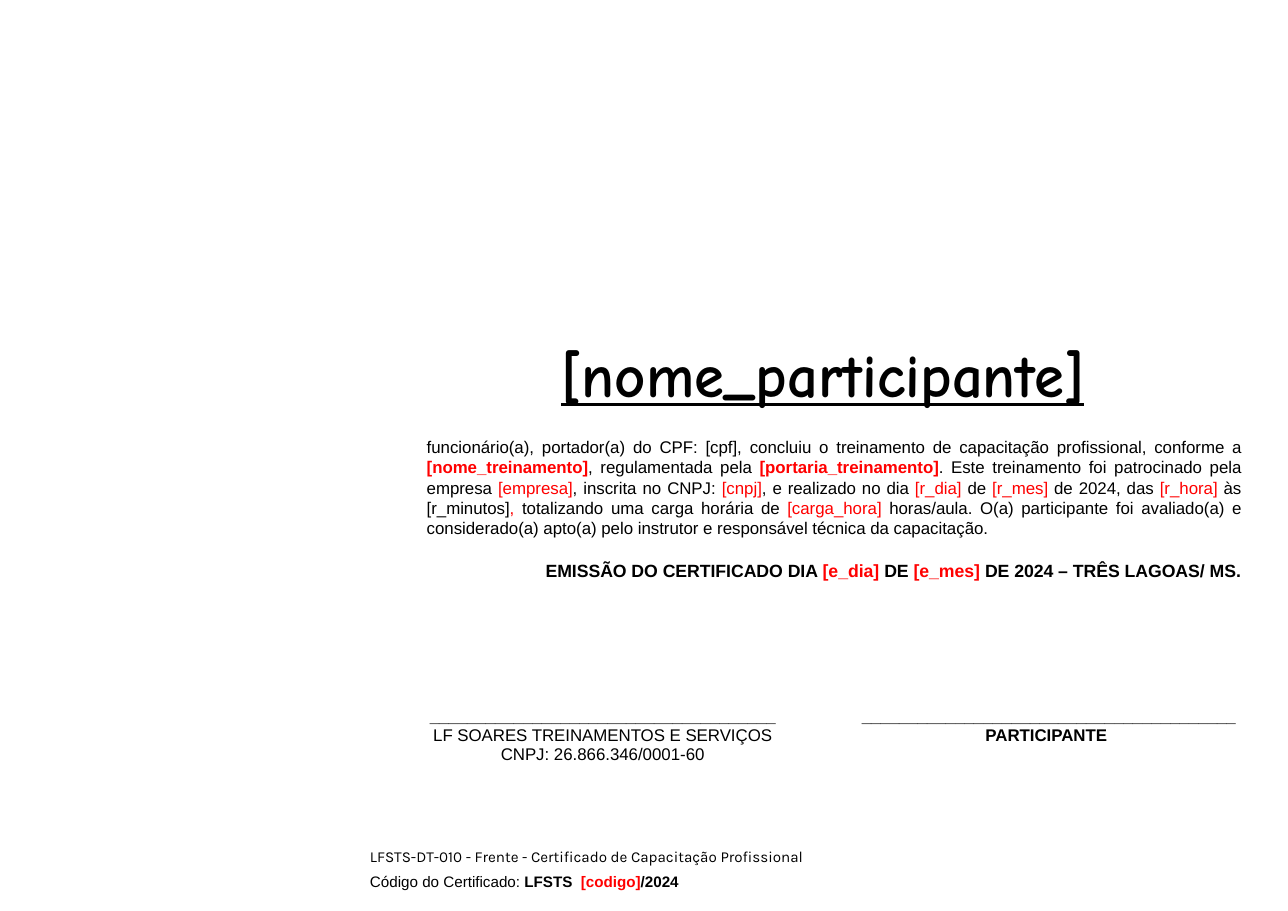
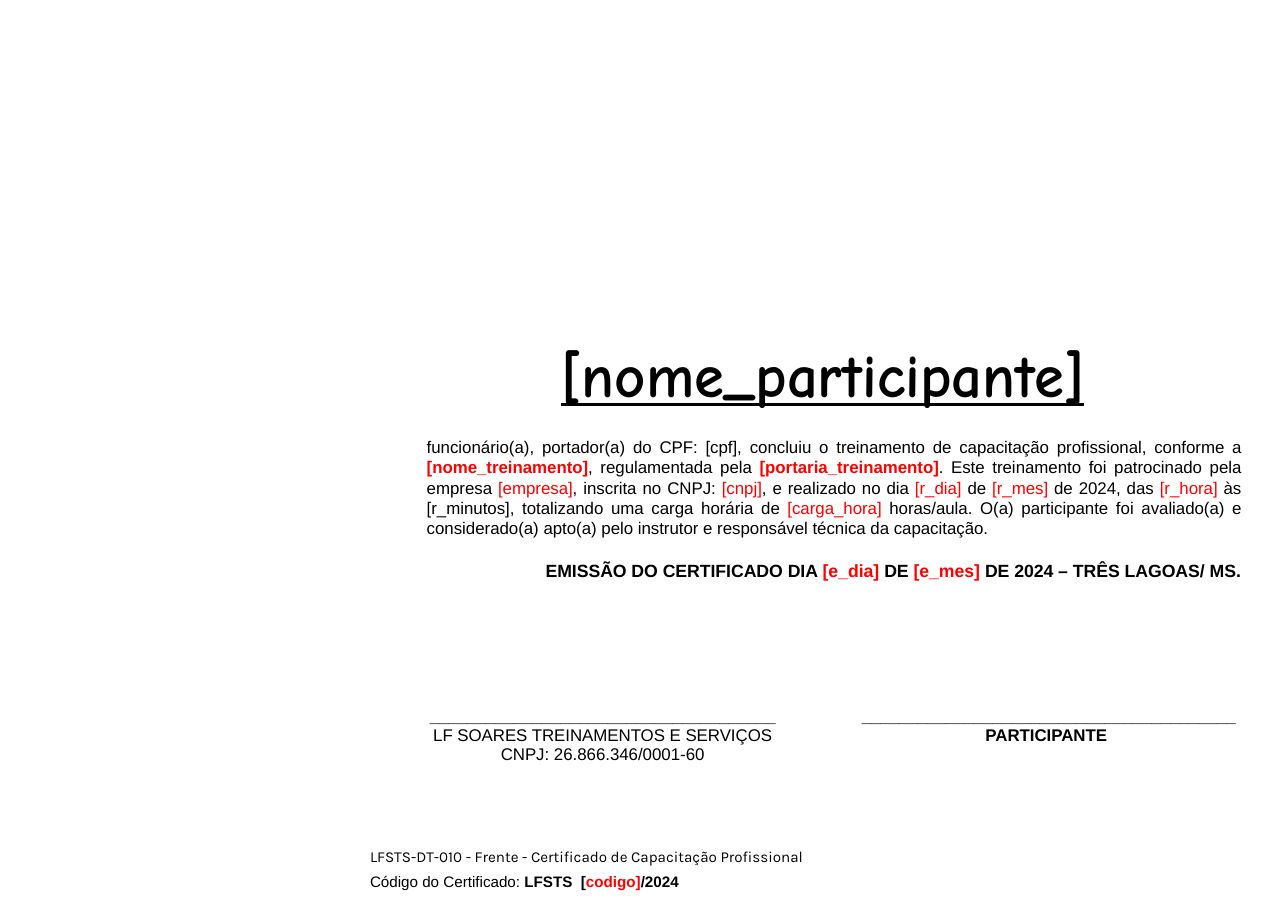
Before and after one commit to Programateca/lfsoares-front, a slide deck: slide 1 of public/templates/certificado-frente-verso.pptx. Drawn at 1288x911 pixels with LibreOffice and Linux fonts; fonts in the diff are those of the drawing; background and template pictures are left out. Boxes give left, top, right and bottom in pixels: in the first picture for what was removed or moved away, otherwise in the second. Text is boxed around its words. In the diff, an @@ line names an element or a change of style, - is before the commit and + after.

Commit message:
feat: integrate PDF generation and update Certificados component for new data structure

```diff
--- a/public/templates/certificado-frente-verso.pptx
+++ b/public/templates/certificado-frente-verso.pptx
@@ text at bbox=[427, 440, 1242, 538]: text colour #FF0000 to #000000 in "[r_minutos]," @@
@@ text "Código do Certificado: LFSTS [codigo]/2024" at bbox=[370, 875, 679, 891]: text colour #FF0000 to #000000 in "[codigo]/2024" @@
```
Also in this commit, not shown: 3 other files.
